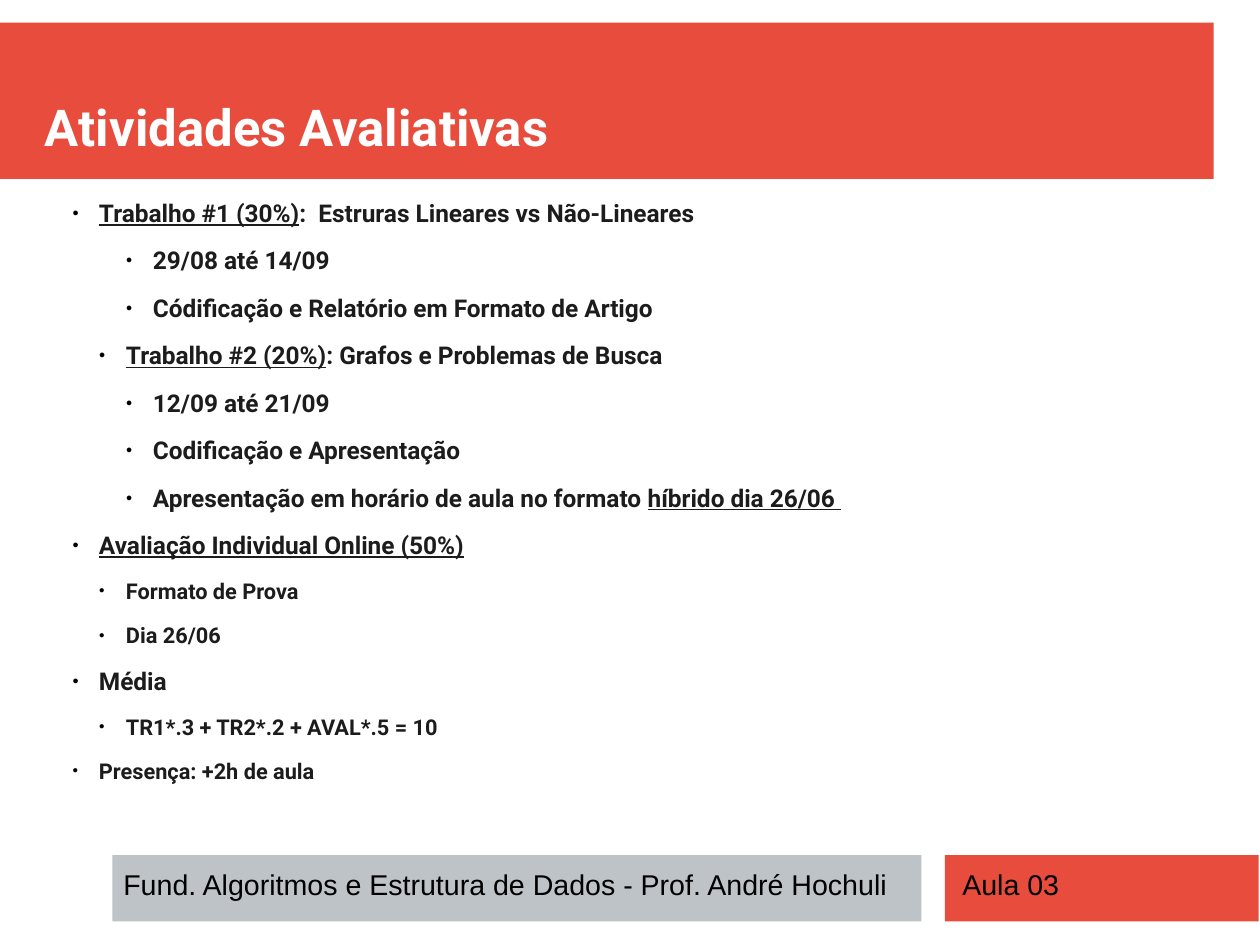
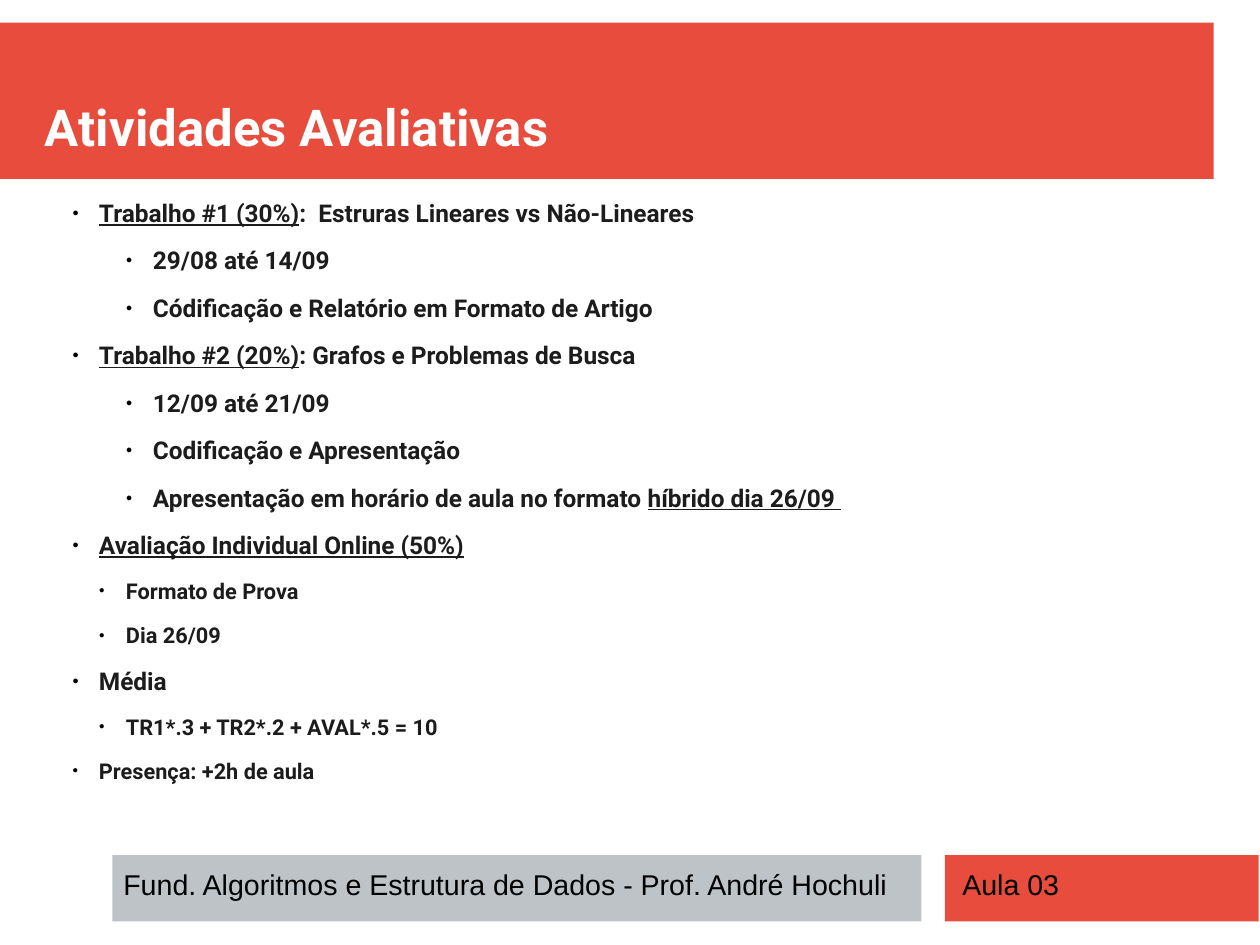
Before and after one commit to andrehochuli/teaching, a slide deck: slide 3 of DataStructuresAndAlgorithms/Lecture 03 - Linked Lists and Hash Table/Lecture 03 - Linked Lists and Hash Table.pptx. Drawn at 1260x945 pixels with LibreOffice and Linux fonts; fonts in the diff are those of the drawing. Boxes give left, top, right and bottom in pixels: in the first picture for what was removed or moved away, otherwise in the second. Text is boxed around its words. In the diff, an @@ line names an element or a change of style, - is before the commit and + after.

```diff
--- a/DataStructuresAndAlgorithms/Lecture 03 - Linked Lists and Hash Table/Lecture 03 - Linked Lists and Hash Table.pptx
+++ b/DataStructuresAndAlgorithms/Lecture 03 - Linked Lists and Hash Table/Lecture 03 - Linked Lists and Hash Table.pptx
@@ text at <box>99,345,636,369</box>: list level 3 to 2 in "Trabalho #2 (20%): Grafos e ..." @@
@@ text at <box>153,488,835,512</box>: text changed @@
-      ● Apresentação em horário de aula no formato híbrido dia 26/06
+      ● Apresentação em horário de aula no formato híbrido dia 26/09
@@ text at <box>126,627,221,645</box>: text changed @@
-    ● Dia 26/06
+    ● Dia 26/09
```
Also in this commit, not shown: 2 other slides changed, 1 slide added, 1 other file.
